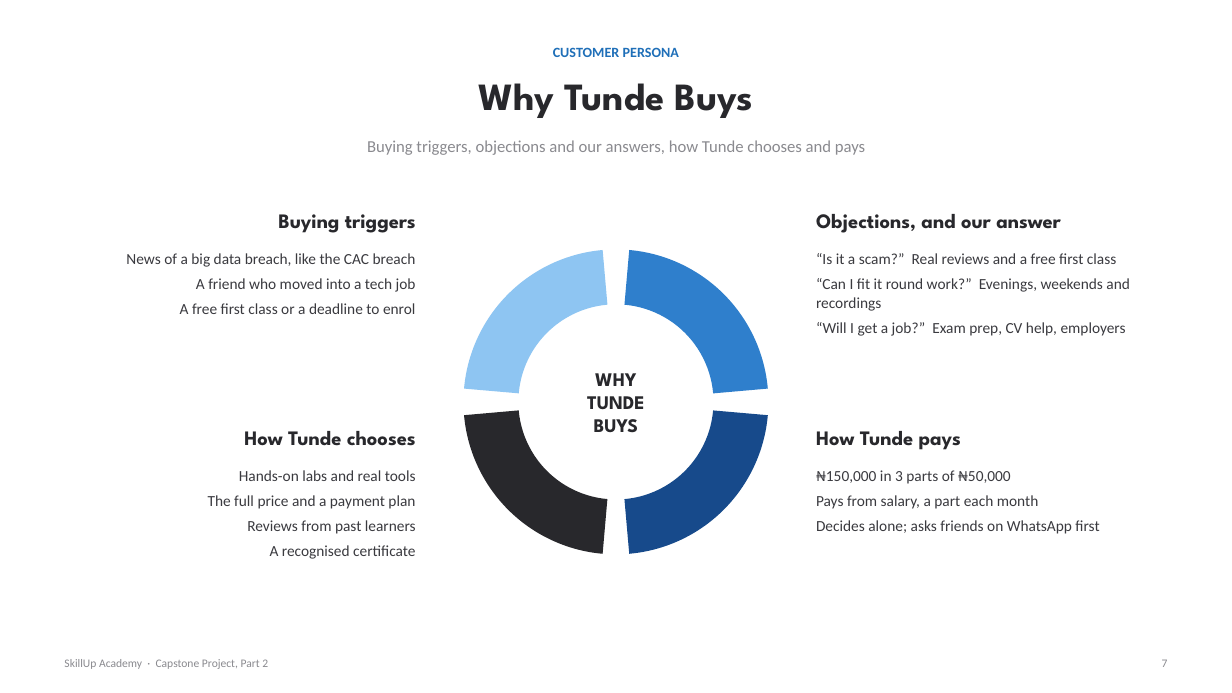
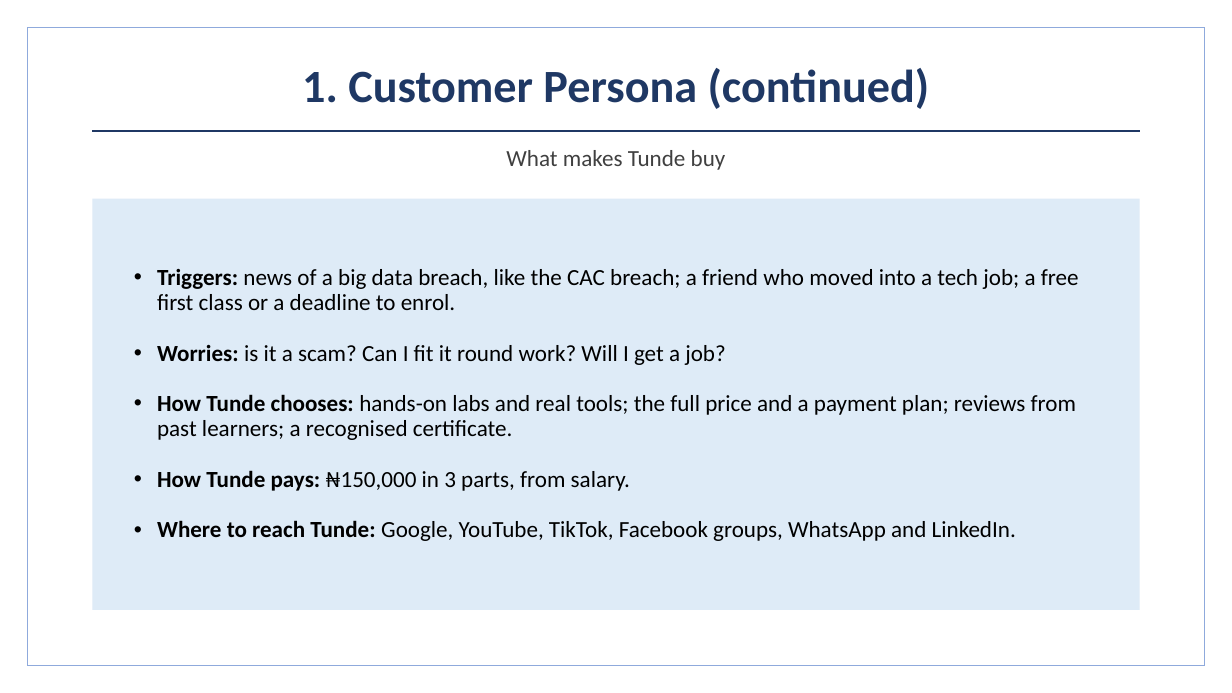
Before and after one commit to BadboyVee/BlackHoleeee, a slide deck: slide 5 of capstone/Customer_Analysis.pptx (slide 7 before the commit). Drawn at 1232x693 pixels with LibreOffice and Linux fonts; fonts in the diff are those of the drawing. Boxes give left, top, right and bottom in pixels: in the first picture for what was removed or moved away, otherwise in the second. Text is boxed around its words. In the diff, an @@ line names an element or a change of style, - is before the commit and + after.

```diff
--- a/capstone/Customer_Analysis.pptx
+++ b/capstone/Customer_Analysis.pptx
@@ rectangle added at [28, 28, 1204, 665], outline #8FAADC 1 pt @@
@@ title "1. Customer Persona (continued)" at [302, 68, 930, 109]: vertical alignment top to middle @@
@@ title at [302, 68, 930, 109]: text changed; size 11 to 36 pt; text colour #1F6FB8 to #1F3864 @@
-CUSTOMER PERSONA
+1. Customer Persona (continued)
@@ title removed at [478, 83, 754, 118] @@
-Why Tunde Buys
@@ line added from (92, 131) to (1140, 131), #1F3864 1.5 pt @@
@@ text removed at [367, 140, 865, 155] @@
-Buying triggers, objections and our answers, how Tunde chooses and pays
@@ text added at [506, 150, 726, 170], 18 pt, text #404040 @@
+What makes Tunde buy
@@ rectangle added at [92, 199, 1140, 610], fill #DEEBF7 @@
@@ text removed at [278, 214, 416, 233] @@
-Buying triggers
@@ text removed at [816, 214, 1061, 233] @@
-Objections, and our answer
@@ text removed at [126, 253, 416, 314] @@
-News of a big data breach, like the CAC breach
-A friend who moved into a tech job
-A free first class or a deadline to enrol
@@ text added at [157, 269, 1079, 541], 18 pt, text #000000 @@
+• Triggers: news of a big data breach, like the CAC breach; a friend who moved into a tech job; a free first class or a deadline to enrol.
+• Worries: is it a scam? Can I fit it round work? Will I get a job?
+• How Tunde chooses: hands-on labs and real tools; the full price and a payment plan; reviews from past learners; a recognised certificate.
+• How Tunde pays: ₦150,000 in 3 parts, from salary.
+• Where to reach Tunde: Google, YouTube, TikTok, Facebook groups, WhatsApp and LinkedIn.
@@ arch (boxed as its full ring) removed at [464, 250, 769, 555] @@
@@ arch (boxed as its full ring) removed at [464, 250, 769, 555] @@
@@ arch (boxed as its full ring) removed at [464, 250, 769, 555] @@
@@ arch (boxed as its full ring) removed at [464, 250, 769, 555] @@
@@ text removed at [816, 253, 1130, 336] @@
-“Is it a scam?” Real reviews and a free first class
-“Can I fit it round work?” Evenings, weekends and recordings
-“Will I get a job?” Exam prep, CV help, employers
@@ ellipse removed at [529, 314, 704, 490] @@
-WHY
-TUNDE
-BUYS
@@ text removed at [244, 431, 416, 446] @@
-How Tunde chooses
@@ text removed at [816, 431, 961, 450] @@
-How Tunde pays
@@ text removed at [208, 470, 416, 559] @@
-Hands-on labs and real tools
-The full price and a payment plan
-Reviews from past learners
-A recognised certificate
@@ text removed at [816, 470, 1099, 534] @@
-₦150,000 in 3 parts of ₦50,000
-Pays from salary, a part each month
-Decides alone; asks friends on WhatsApp first
@@ text removed at [64, 659, 268, 669] @@
-SkillUp Academy · Capstone Project, Part 2
@@ text removed at [1162, 659, 1168, 667] @@
-7
```
Also in this commit, not shown: 9 other slides changed, 8 slides added, 12 slides removed, 7 other files.
